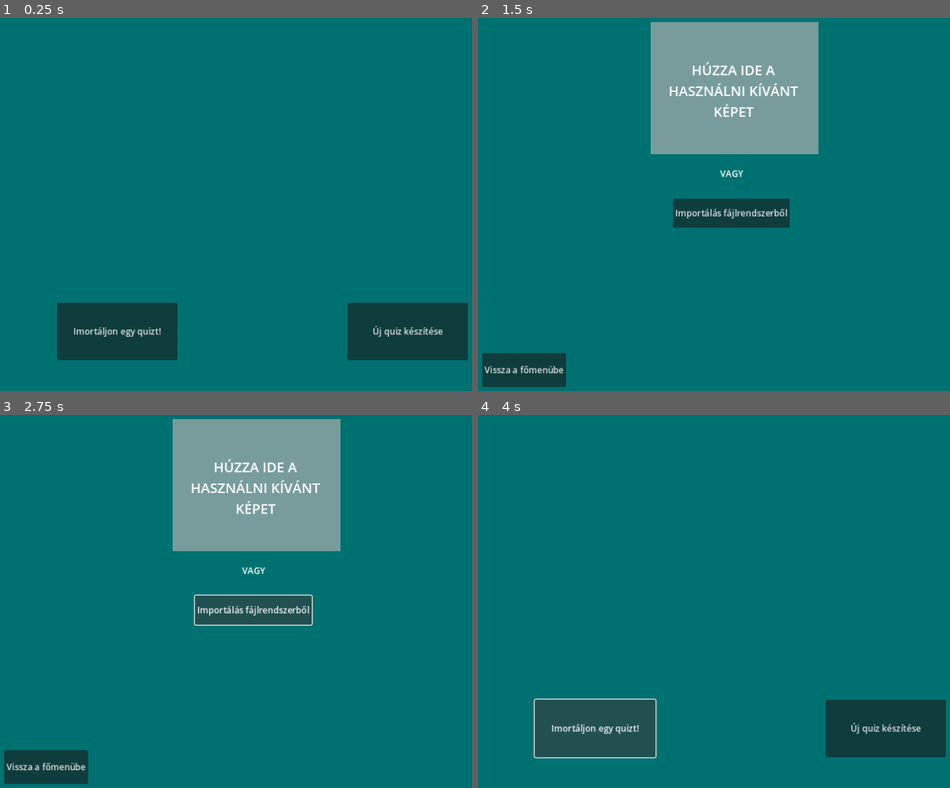
Above: before the commit, frames 1-4 (two rows, left to right).
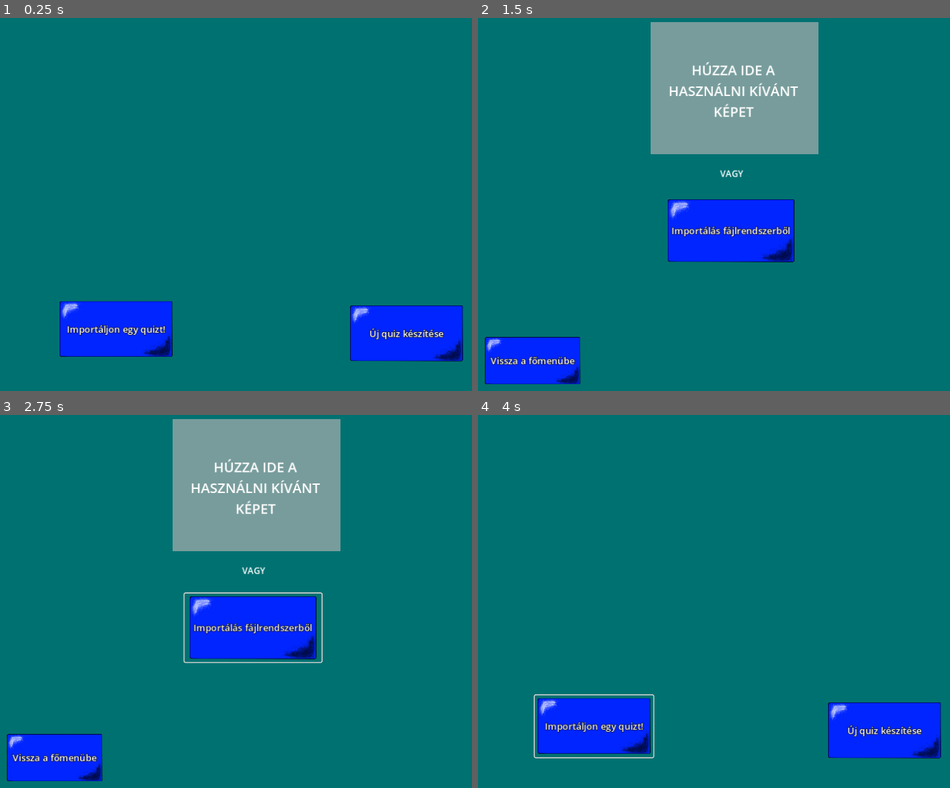
Above: after the commit, the same moments.

Repository: szuhi27/school-quiz-godot
Game: Godot game, scene res://main_menu.tscn
Same seed, same stepped clock (60 frames per second), same inputs: the game is played once before the commit and once after it.
Inputs:
- Up to frame 1 (0.25 s): no input
- Up to frame 2 (1.5 s): click "Imortáljon egy quizt!" (after the commit: "Importáljon egy quizt!") at 0.5 s; click "Új quiz készítése" at 1.25 s
- Up to frame 3 (2.75 s): click "Importálás fájlrendszerből" at 2 s
- Up to frame 4 (4 s): click "Vissza a főmenübe" at 2.75 s; click "Imortáljon egy quizt!" (after the commit: "Importáljon egy quizt!") at 3.5 s

The runs differ from the first frame. In frame 1, 8.0% of the frame differs, in the area x 12-100%, y 75-93%; in frame 2, 7.3%; in frame 3, 7.8%; in frame 4, 8.1%, in the area x 11-100%, y 74-93%.

Commit message:
graphics update
started working on graphics

Diff:
--- /dev/null
+++ b/common_assets/button_base_theme.tres
@@ -0,0 +1,10 @@
+[gd_resource type="Theme" load_steps=2 format=3 uid="uid://cjxetyjm64h4i"]
+
+[ext_resource type="Texture2D" uid="uid://bev36gb65blk4" path="res://images/button.png" id="1_ibgyh"]
+
+[resource]
+Button/colors/font_color = Color(1, 1, 1, 1)
+Button/colors/font_outline_color = Color(0, 0, 0, 1)
+Button/constants/outline_size = 3
+Button/font_sizes/font_size = 17
+Button/icons/icon = ExtResource("1_ibgyh")
--- a/main_menu.tscn
+++ b/main_menu.tscn
@@ -6,6 +6,8 @@
 [ext_resource type="LabelSettings" uid="uid://c3xpxpj4hacdk" path="res://common_assets/error_label_settings.tres" id="3_4kk3a"]
 [ext_resource type="Script" path="res://main_menu_assets/answer_bubbles_group_control.gd" id="5_ofu2u"]
 [ext_resource type="PackedScene" uid="uid://irdworseorky" path="res://main_menu_assets/answer_bubble.tscn" id="6_v6kc5"]
+[ext_resource type="Theme" uid="uid://cjxetyjm64h4i" path="res://common_assets/button_base_theme.tres" id="7_7bjvb"]
+[ext_resource type="Texture2D" uid="uid://bev36gb65blk4" path="res://images/button.png" id="8_ye4tf"]
 
 [node name="MainMenu" type="Node"]
 script = ExtResource("1_1x82x")
@@ -159,11 +161,16 @@
 anchor_top = 1.0
 anchor_bottom = 1.0
 offset_left = 140.0
-offset_top = -190.0
-offset_right = 360.0
+offset_top = -198.0
+offset_right = 356.0
 offset_bottom = -85.0
 grow_vertical = 0
-text = "Imortáljon egy quizt!"
+theme = ExtResource("7_7bjvb")
+text = "Importáljon egy quizt!"
+icon = ExtResource("8_ye4tf")
+flat = true
+icon_alignment = 1
+expand_icon = true
 
 [node name="NewQuizButton" type="Button" parent="ImportGroup"]
 layout_mode = 1
@@ -174,11 +181,16 @@
 anchor_bottom = 1.0
 offset_left = -330.0
 offset_top = -190.0
-offset_right = -110.0
-offset_bottom = -85.0
+offset_right = -114.0
+offset_bottom = -77.0
 grow_horizontal = 0
 grow_vertical = 0
+theme = ExtResource("7_7bjvb")
 text = "Új quiz készítése"
+icon = ExtResource("8_ye4tf")
+flat = true
+icon_alignment = 1
+expand_icon = true
 
 [node name="ImportQuizFileDialog" type="FileDialog" parent="."]
 auto_translate_mode = 1
--- a/quiz_maker_assets/quiz_maker.tscn
+++ b/quiz_maker_assets/quiz_maker.tscn
@@ -1,6 +1,7 @@
-[gd_scene load_steps=6 format=3 uid="uid://11ghupk4o1ii"]
+[gd_scene load_steps=7 format=3 uid="uid://11ghupk4o1ii"]
 
 [ext_resource type="Script" path="res://quiz_maker_assets/quiz_maker.gd" id="1_bicct"]
+[ext_resource type="Theme" uid="uid://cjxetyjm64h4i" path="res://common_assets/button_base_theme.tres" id="2_dwp64"]
 [ext_resource type="Script" path="res://quiz_maker_assets/answer_bubble_creator.gd" id="2_y8m76"]
 [ext_resource type="PackedScene" uid="uid://drnit6xvsphed" path="res://quiz_maker_assets/new_answer_bubble.tscn" id="3_wj6vt"]
 
@@ -59,19 +60,27 @@
 
 [node name="SaveButton" type="Button" parent="BubbleAdder"]
 layout_mode = 0
-offset_left = 773.0
-offset_top = 696.0
-offset_right = 895.0
-offset_bottom = 748.0
+offset_left = 771.0
+offset_top = 666.0
+offset_right = 955.0
+offset_bottom = 762.0
+theme = ExtResource("2_dwp64")
 text = "Mentés"
+flat = true
+icon_alignment = 1
+expand_icon = true
 
 [node name="AnsweBubbleCreatotButton" type="Button" parent="BubbleAdder"]
 layout_mode = 0
 offset_left = 374.0
-offset_top = 672.0
-offset_right = 629.0
-offset_bottom = 765.0
+offset_top = 633.0
+offset_right = 642.0
+offset_bottom = 771.0
+theme = ExtResource("2_dwp64")
 text = "Új válaszbuborék létrehozása"
+flat = true
+icon_alignment = 1
+expand_icon = true
 
 [node name="AnswerBubbleGroup" type="Control" parent="BubbleAdder"]
 layout_mode = 1
@@ -95,11 +104,15 @@
 
 [node name="Button" type="Button" parent="ImageImportGroup"]
 layout_mode = 0
-offset_left = 392.0
-offset_top = 420.0
-offset_right = 605.0
-offset_bottom = 473.0
+offset_left = 373.0
+offset_top = 416.0
+offset_right = 623.0
+offset_bottom = 541.0
+theme = ExtResource("2_dwp64")
 text = "Importálás fájlrendszerből"
+flat = true
+icon_alignment = 1
+expand_icon = true
 
 [node name="FileDialog" type="FileDialog" parent="ImageImportGroup"]
 title = "Open a File"
@@ -156,10 +169,14 @@
 
 [node name="ToMainMenuButton" type="Button" parent="."]
 offset_left = 44.0
-offset_top = 702.0
-offset_right = 197.0
+offset_top = 668.0
+offset_right = 228.0
 offset_bottom = 764.0
+theme = ExtResource("2_dwp64")
 text = "Vissza a főmenübe"
+flat = true
+icon_alignment = 1
+expand_icon = true
 
 [node name="SaveFileDialog" type="FileDialog" parent="."]
 auto_translate_mode = 1
Binary file added: images/button.png
Not shown, added: images/button.png.import
Not shown: 1 places in main_menu.tscn that only renumber resources
